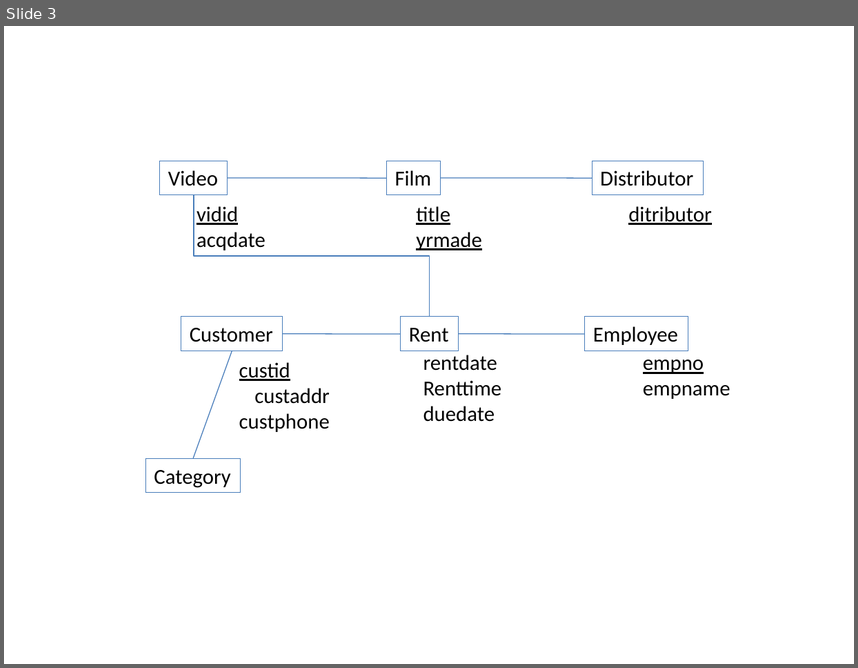
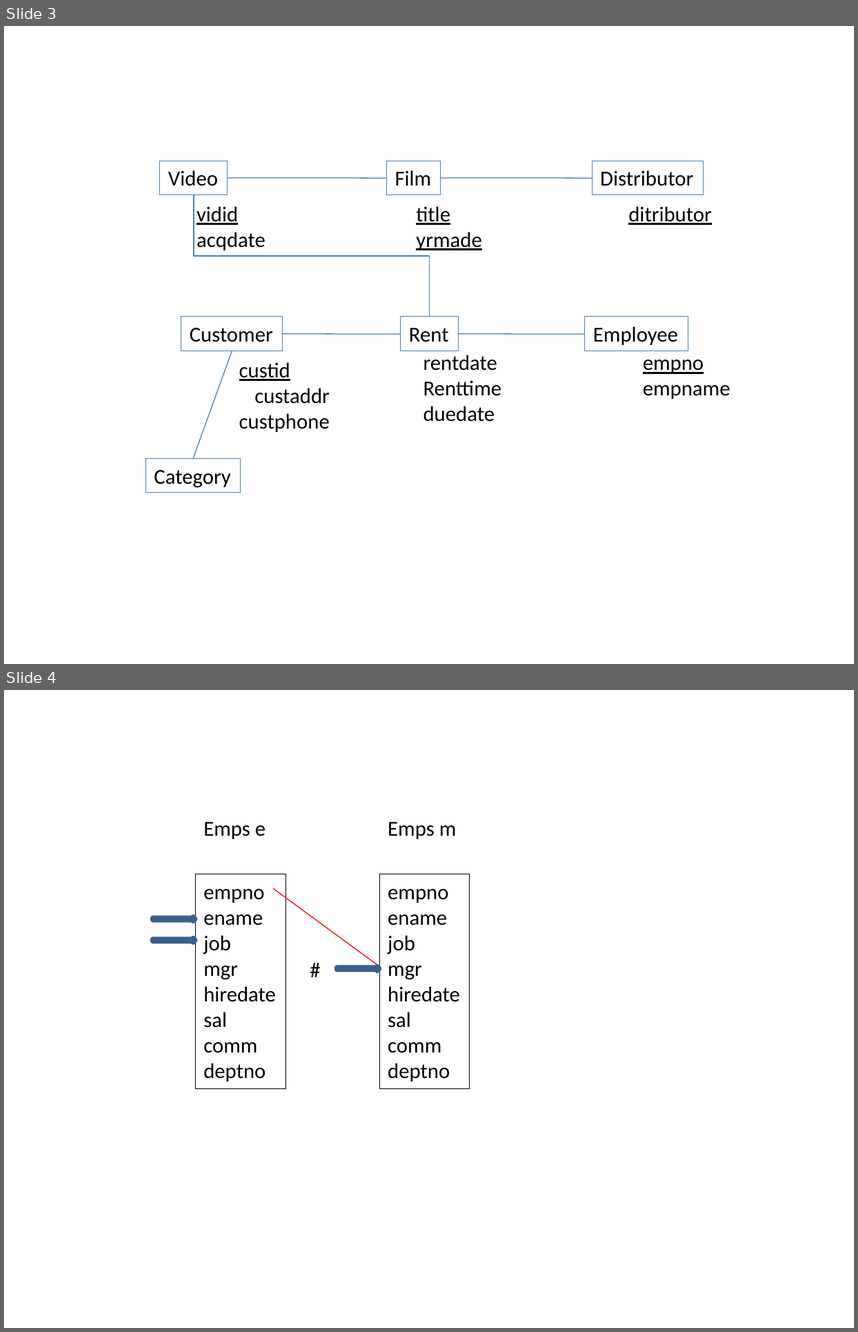
Before and after one commit to kimcharli/src-pe-tools, a slide deck: classes/CS579/dbclass/hw4-1a.pptx. Shown one above the other, each under a label of ours: slide 3 before the commit, slides 3 and 4 after it. The pictures are 858x668 and 858x1332 pixels, drawn with LibreOffice and Linux fonts; fonts in the diff are those of the drawing. Boxes give left, top, right and bottom in pixels: in the first picture for what was removed or moved away, otherwise in the second. Text is boxed around its words. In the diff, an @@ line names an element or a change of style, - is before the commit and + after.

```diff
--- a/classes/CS579/dbclass/hw4-1a.pptx
+++ b/classes/CS579/dbclass/hw4-1a.pptx
@@ slide 4 added at (4,690,854,1328), background #FFFFFF @@
@@ text added at (203,822,266,839), 18 pt, text #000000 @@
+Emps e
@@ text added at (388,822,457,839), 18 pt, text #000000 @@
+Emps m
@@ rectangle added at (195,874,286,1089), outline #000000 0.75 pt, 18 pt, text #000000 @@
+empno
+ename
+job
+mgr
+hiredate
+sal
+comm
+deptno
@@ rectangle added at (380,874,470,1089), outline #000000 0.75 pt, 18 pt, text #000000 @@
+empno
+ename
+job
+mgr
+hiredate
+sal
+comm
+deptno
@@ line added from (274, 888) to (380, 966), #FF0000 0.75 pt @@
@@ right arrow added at (153,917,195,921), outline #3A5F8C 4 pt @@
@@ right arrow added at (153,938,195,943), outline #3A5F8C 4 pt @@
@@ text added at (301,952,330,986), 18 pt, text #000000 @@
+#
@@ right arrow added at (337,966,380,971), outline #3A5F8C 4 pt @@
```
Also in this commit, not shown: 2 other slides added, 2 other files.
